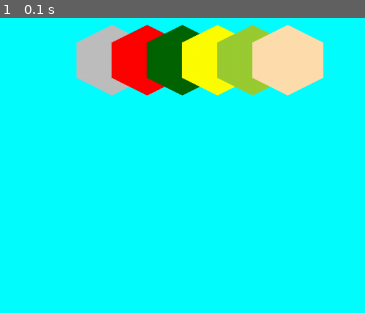
Above: before the commit, frame 1.
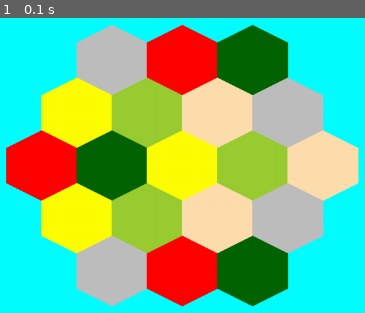
Above: after the commit, the same moment.

Repository: reeeeverb/pygame-experiments
Game: pygame game, started from main.py
Same seed, same stepped clock (60 frames per second), same inputs: the game is played once before the commit and once after it.
Inputs:
- Up to frame 1 (0.1 s): no input

The runs differ from the first frame. In frame 1, 66% of the frame differs, in the area x 1-99%, y 2-98%.

Commit message:
drawing catan board

Diff:
--- a/main.py
+++ b/main.py
@@ -16,6 +16,9 @@
     # poll for events
     # pygame.QUIT event means the user clicked X to close your window
     for event in pygame.event.get():
+        if event.type == pygame.MOUSEBUTTONUP:
+            pos = pygame.mouse.get_pos()
+            print(pos)
         if event.type == pygame.QUIT:
             running = False
 
@@ -23,11 +26,24 @@
     screen.fill("aqua")
     #pygame.draw.polygon(screen,"black",[(200,175),(150,150),(150,100),(200,75),(250,100),(250,150)])
     draw_tile(200,175,"Mountains")
-    draw_tile(250,175,"Hills")
-    draw_tile(300,175,"Forest")
-    draw_tile(350,175,"Fields")
-    draw_tile(400,175,"Pasture")
-    draw_tile(450,175,"Desert")
+    draw_tile(300,175,"Hills")
+    draw_tile(400,175,"Forest")
+    draw_tile(150,250,"Fields")
+    draw_tile(250,250,"Pasture")
+    draw_tile(350,250,"Desert")
+    draw_tile(450,250,"Mountains")
+    draw_tile(100,325,"Hills")
+    draw_tile(200,325,"Forest")
+    draw_tile(300,325,"Fields")
+    draw_tile(400,325,"Pasture")
+    draw_tile(500,325,"Desert")
+    draw_tile(150,400,"Fields")
+    draw_tile(250,400,"Pasture")
+    draw_tile(350,400,"Desert")
+    draw_tile(450,400,"Mountains")
+    draw_tile(200,475,"Mountains")
+    draw_tile(300,475,"Hills")
+    draw_tile(400,475,"Forest")
     # RENDER YOUR GAME HERE
 
     # flip() the display to put your work on screen
